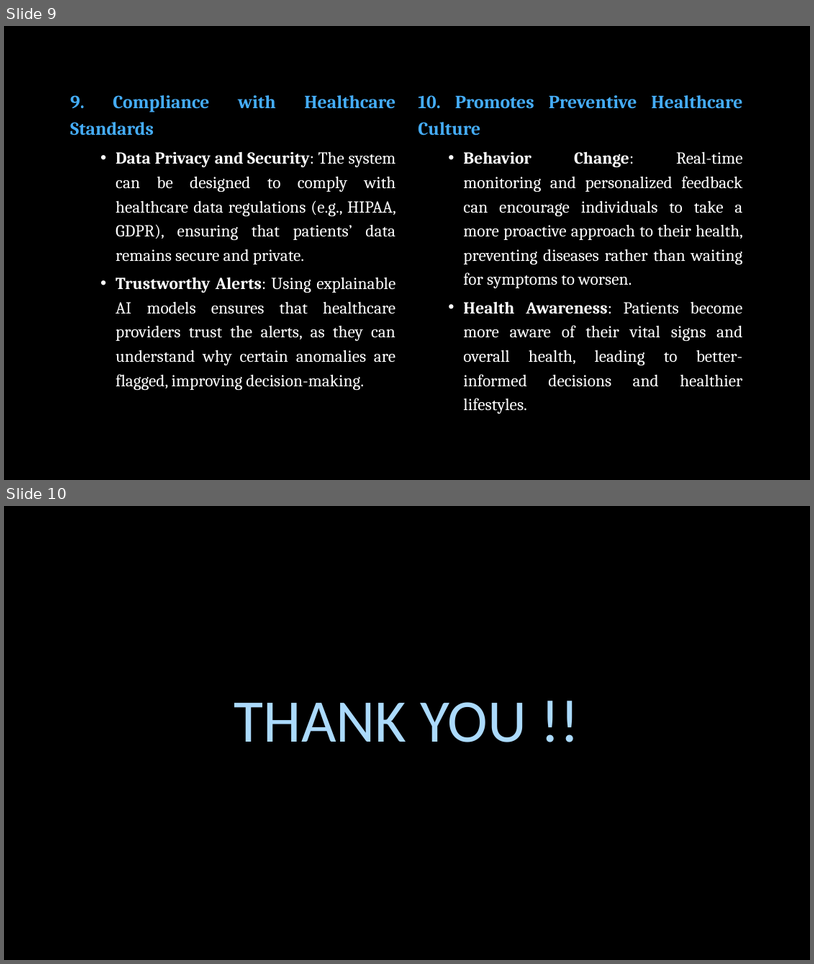
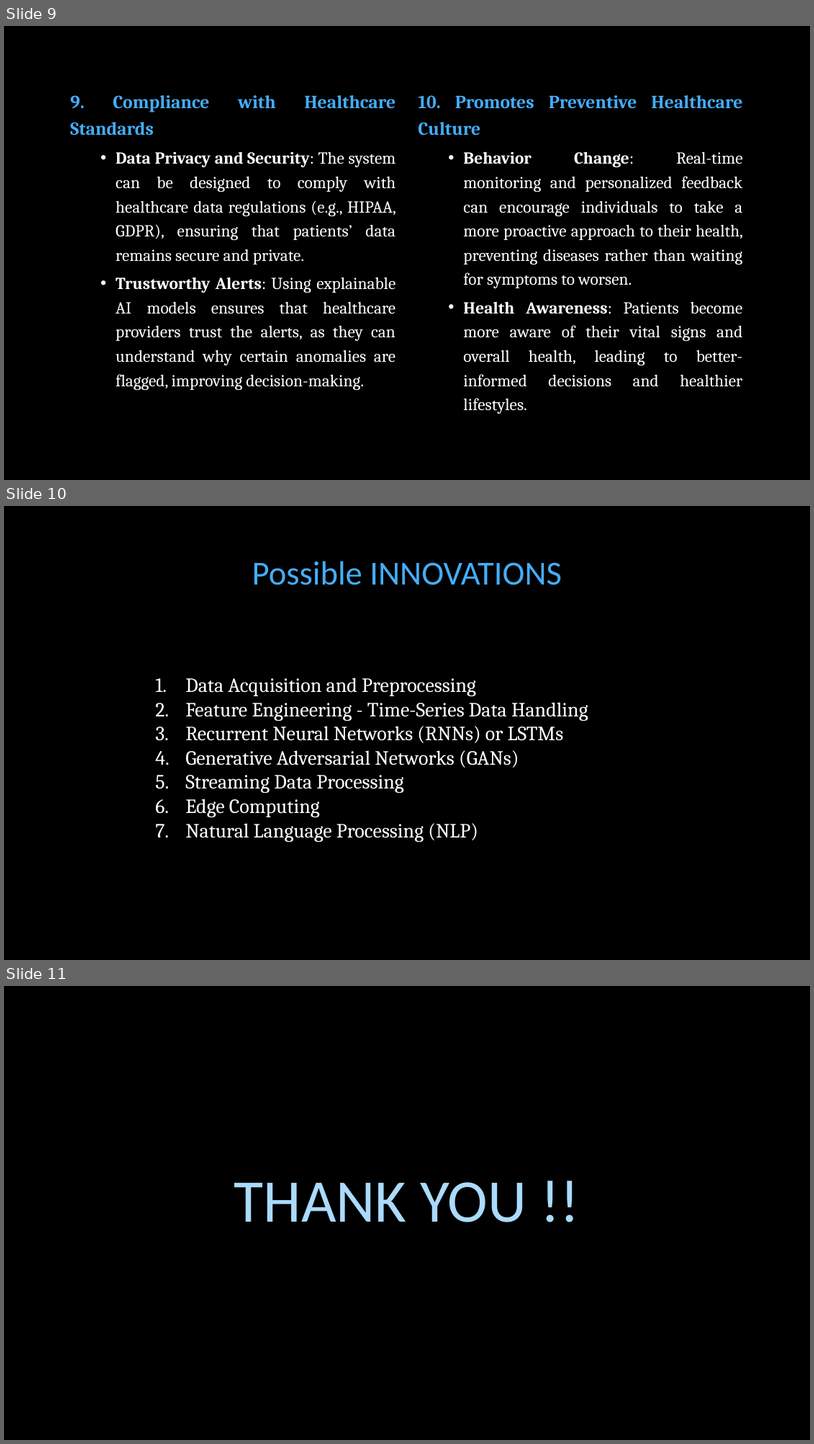
Before and after one commit to DhanSSM0529/HEALTH_HACKERS, a slide deck: Intel.pptx. Shown one above the other, each under a label of ours: slides 9 and 10 before the commit, slides 9, 10 and 11 after it. The pictures are 814x964 and 814x1444 pixels, drawn with LibreOffice and Linux fonts; fonts in the diff are those of the drawing; background and template pictures are left out. Boxes give left, top, right and bottom in pixels: in the first picture for what was removed or moved away, otherwise in the second. Text is boxed around its words. In the diff, an @@ line names an element or a change of style, - is before the commit and + after.

```diff
--- a/Intel.pptx
+++ b/Intel.pptx
@@ slide 10 added at bbox=[4, 506, 810, 960], background picture (left out) @@
@@ text added at bbox=[252, 561, 562, 585], 40 pt, text #45ADF8 @@
+Possible INNOVATIONS
@@ text added at bbox=[185, 677, 589, 842], 24 pt, text #FFFFFF @@
+1. Data Acquisition and Preprocessing
+2. Feature Engineering - Time-Series Data Handling
+3. Recurrent Neural Networks (RNNs) or LSTMs
+4. Generative Adversarial Networks (GANs)
+5. Streaming Data Processing
+6. Edge Computing
+7. Natural Language Processing (NLP)
@@ what was slide 10 is now slide 11 @@
```
Also in this commit, not shown: 1 slide changed.
